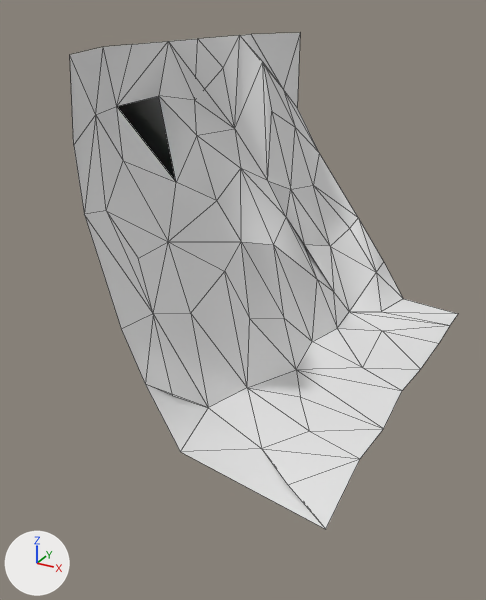
Two versions of the glTF model Rogue-Robots/Assets/Models/ModularBlocks/Cliff1_Col.gltf, one commit apart.
Both versions are drawn from a camera (50 mm lens) standing at (4.05, -6.78, 5.36) and looking at (0.59, -0.5, 2.22). Arrows for +X, +Y and +Z are at lower left; the lights stay in place. Mesh edges are drawn as thin lines. Vertices at the same position are counted once.

Names of what the first picture shows: 'Cliff1_Col'.
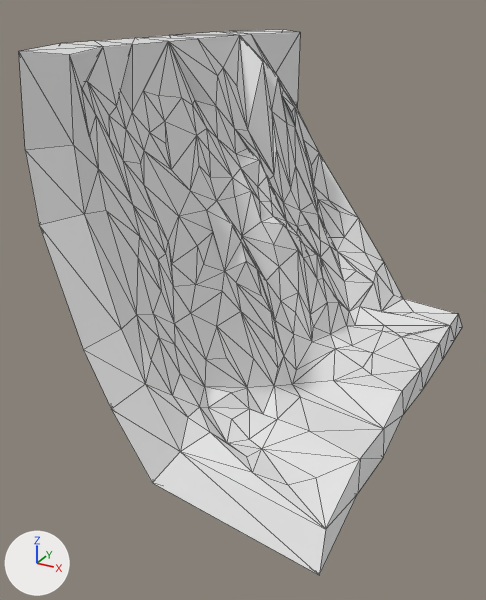
What changed in the scene script:
```text
Change me_scene_020:
    used by ob_cliff1_col; location = (0.0, 0.0, 0.0)
    remove me_scene_020.from_pydata(...)  # 75 vertices, 124 faces; spans x -0.47..2.5, y -2.5..2.5, z 1.26..5.0
    add me_scene_020.from_pydata(...)  # 466 vertices, 941 faces; spans x -0.9..2.55, y -2.71..2.73, z 0.94..5.03
    me_scene_020 part 1: 7 vertices removed from x 0.03..1.32, y -0.95..2.32, z 1.51..3.63; 398 vertices added at x -0.9..2.55, y -2.71..2.73, z 0.94..5.03
    me_scene_020 part 2: the surface is now shaded flat
```

Where the change shows, as pixel boxes [x1, y1, x2, y2] in the pictures (486 x 600 px):
'Cliff1_Col', reshaped (14% wider, 10% taller): before [70, 33, 458, 529]; after [19, 30, 462, 575]
part 1 of me_scene_020, built on: before [117, 96, 382, 388]; after [19, 30, 462, 575]
